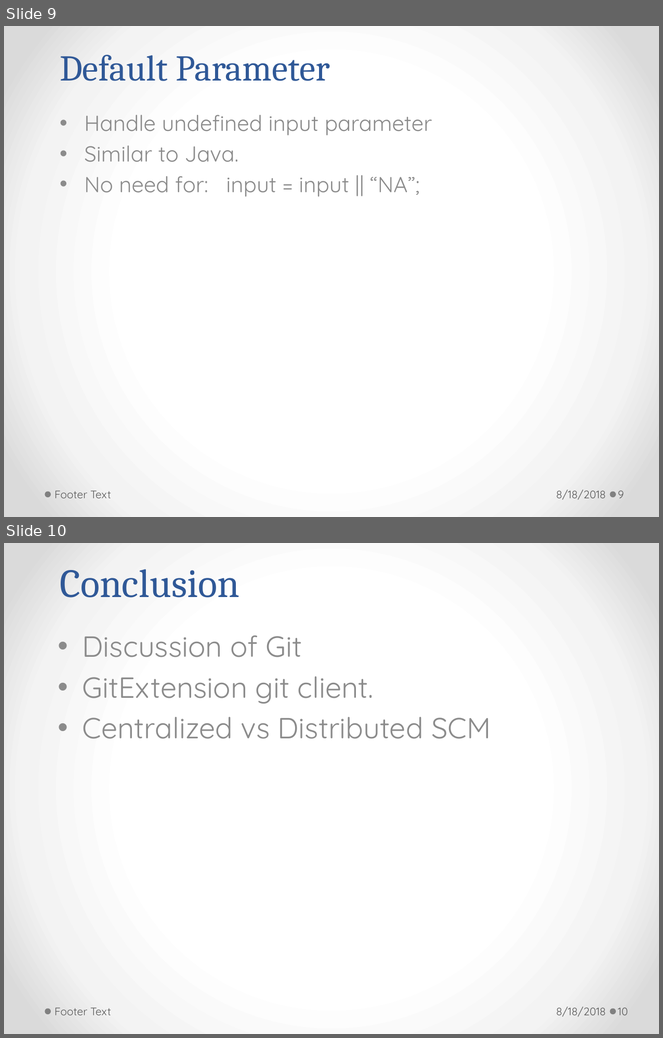
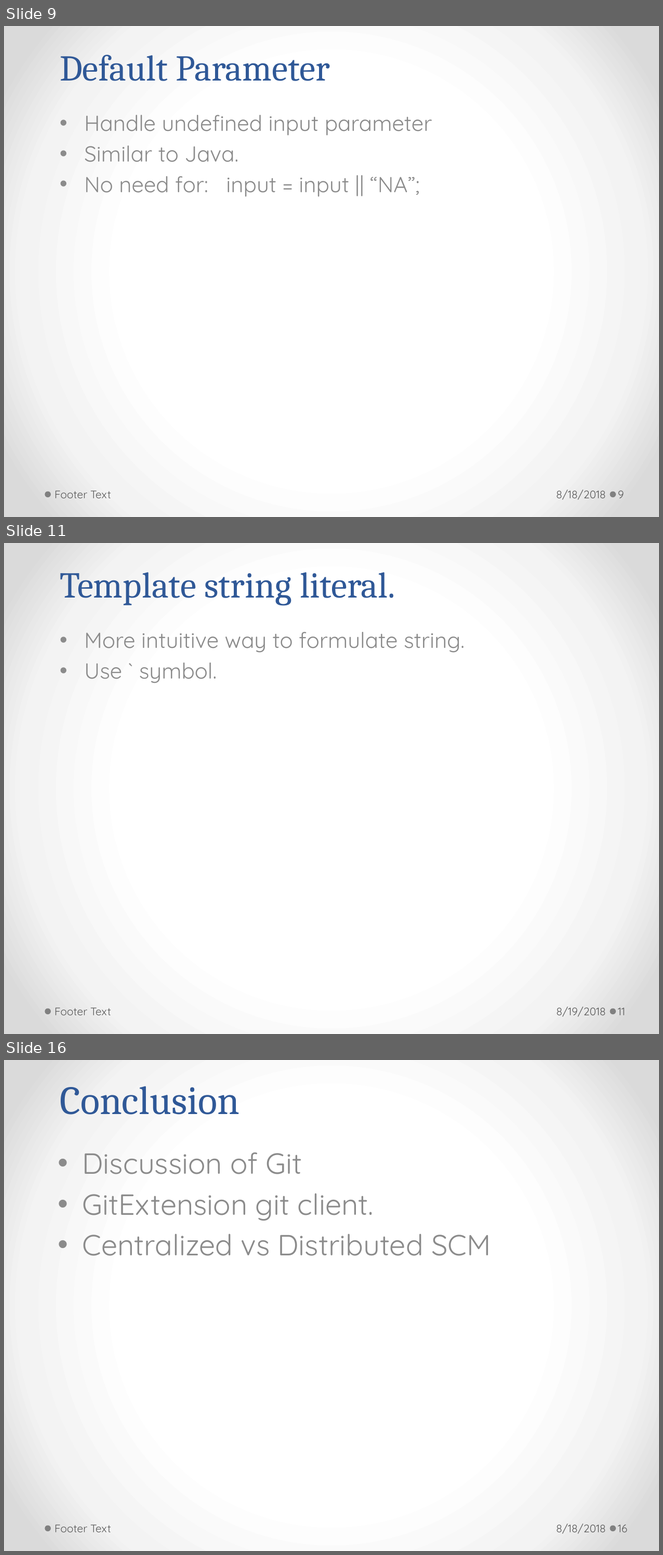
Before and after one commit to h-t-tran/brown, a slide deck: es6/es6.pptx. Shown one above the other, each under a label of ours: slides 9 and 10 before the commit, slides 9, 11 and 16 after it; the slides between them are not shown. The pictures are 663x1038 and 663x1555 pixels, drawn with LibreOffice and Linux fonts; fonts in the diff are those of the drawing. Boxes give left, top, right and bottom in pixels: in the first picture for what was removed or moved away, otherwise in the second. Text is boxed around its words. In the diff, an @@ line names an element or a change of style, - is before the commit and + after.

```diff
--- a/es6/es6.pptx
+++ b/es6/es6.pptx
@@ slide 11 added at (4, 543, 659, 1034), background gradient #FFFFFF to #F4F4F4 to #DADADA; not listed: 2 template elements that a slide beside it also shows @@
@@ title added at (60, 572, 396, 605), 40 pt, text #2F5897 @@
+Template string literal.
@@ subtitle added at (84, 632, 465, 683), 24 pt, text #8C8C8C @@
+• More intuitive way to formulate string.
+• Use ` symbol.
@@ text added at (54, 1008, 111, 1016), 12 pt, text #595959 @@
+Footer Text
@@ text added at (556, 1007, 606, 1017), 12 pt, text #595959 @@
+8/19/2018
@@ page number added at (618, 1008, 625, 1016), 12 pt, text #595959 @@
+11
@@ what was slide 10 is now slide 16 @@
@@ page number at (618, 1525, 627, 1533): text changed @@
-10
+16
```
Also in this commit, not shown: 5 other slides added, 3 other files.
